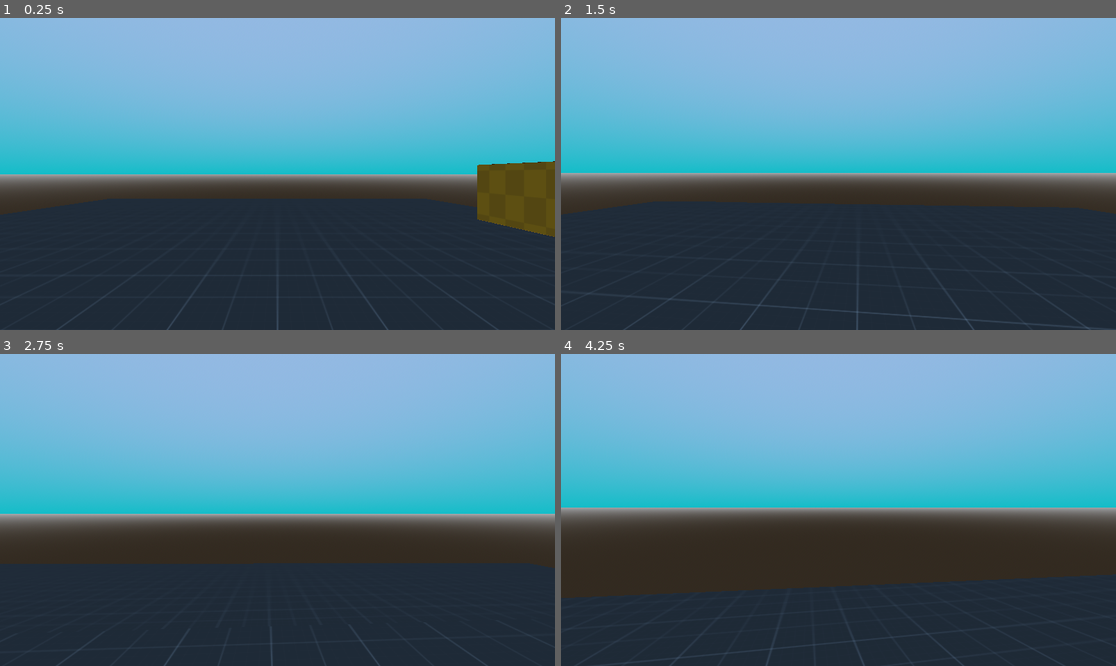
Above: before the commit, frames 1-4 (two rows, left to right).
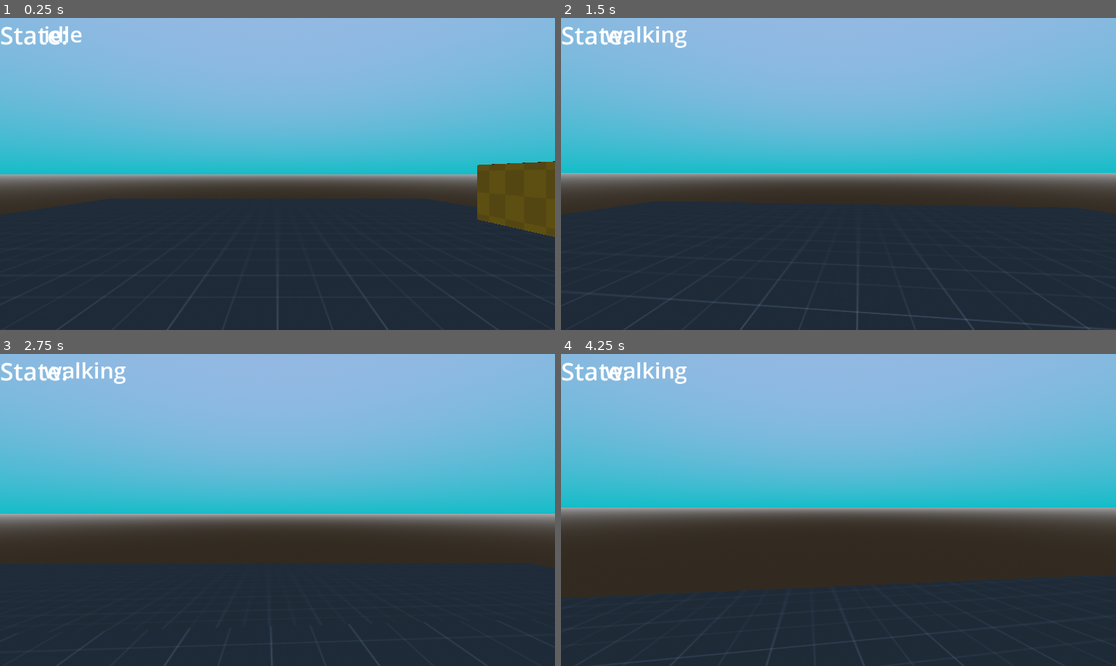
Above: after the commit, the same moments.

Repository: zayKade/First_Person_Template
Game: Godot game, scene res://_Assets/_Scenes/test_arena.tscn
Same seed, same stepped clock (60 frames per second), same inputs: the game is played once before the commit and once after it. Sound files missing from this copy of the repository are replaced by a short silence.
Inputs (mouse positions are in pixels of both pictures, inside the frame that each line leads up to):
- Up to frame 1 (0.25 s): no input
- Up to frame 2 (1.5 s): tap Enter at 0.5 s; move the mouse to (866, 174) at 0.52 s; hold C (crouch) 0.53-1.28 s; hold W (forward) from 0.53 s (still down); tap Space (jump) at 0.77 s; move the mouse to (810, 174) at 1.27 s; tap Shift (run) at 1.35 s
- Up to frame 3 (2.75 s): keep holding W (forward); tap Space (jump) at 1.52 s; move the mouse to (288, 503) at 2.02 s; hold Enter from 2.03 s (still down)
- Up to frame 4 (4.25 s): keep holding W (forward); move the mouse to (832, 516) at 2.77 s; release Enter at 2.78 s; tap C (crouch) at 2.85 s; tap Space (jump) at 3.02, 3.77 s; move the mouse to (877, 513) at 3.52 s; hold Shift (run) from 3.53 s (still down)

The runs differ from the first frame. In frame 1, 0.4% of the frame differs, in the area x 0-15%, y 2-9%; in frame 2, 0.6%, in the area x 0-23%, y 2-10%; in frame 3, 0.6%; in frame 4, 0.6%.
Error before the commit: Invalid assignment of property or key 'text' with value of type 'String' on a base object of type 'null instance'. (res://_Assets/_Script/PlayerController.gd:1…

Commit message:
Update player_controller.tscn

Diff:
--- a/_Assets/_Scenes/player_controller.tscn
+++ b/_Assets/_Scenes/player_controller.tscn
@@ -27,3 +27,24 @@
 [node name="Headcollison checker" type="RayCast3D" parent="pivot"]
 transform = Transform3D(1, 0, 0, 0, -0.999873, -0.0159691, 0, 0.0159691, -0.999873, 0, -0.0826445, 0.177552)
 debug_shape_thickness = 5
+
+[node name="enum" type="Label" parent="."]
+anchors_preset = -1
+anchor_right = 0.11
+anchor_bottom = 0.113
+offset_right = -61.72
+offset_bottom = -28.224
+theme_override_font_sizes/font_size = 51
+text = "State:"
+
+[node name="Playerstate" type="Label" parent="."]
+anchors_preset = -1
+anchor_left = 0.079
+anchor_top = 0.002
+anchor_right = 0.11
+anchor_bottom = 0.111
+offset_left = -0.00800323
+offset_top = -0.296
+offset_right = 0.279991
+offset_bottom = -6.92801
+theme_override_font_sizes/font_size = 46
